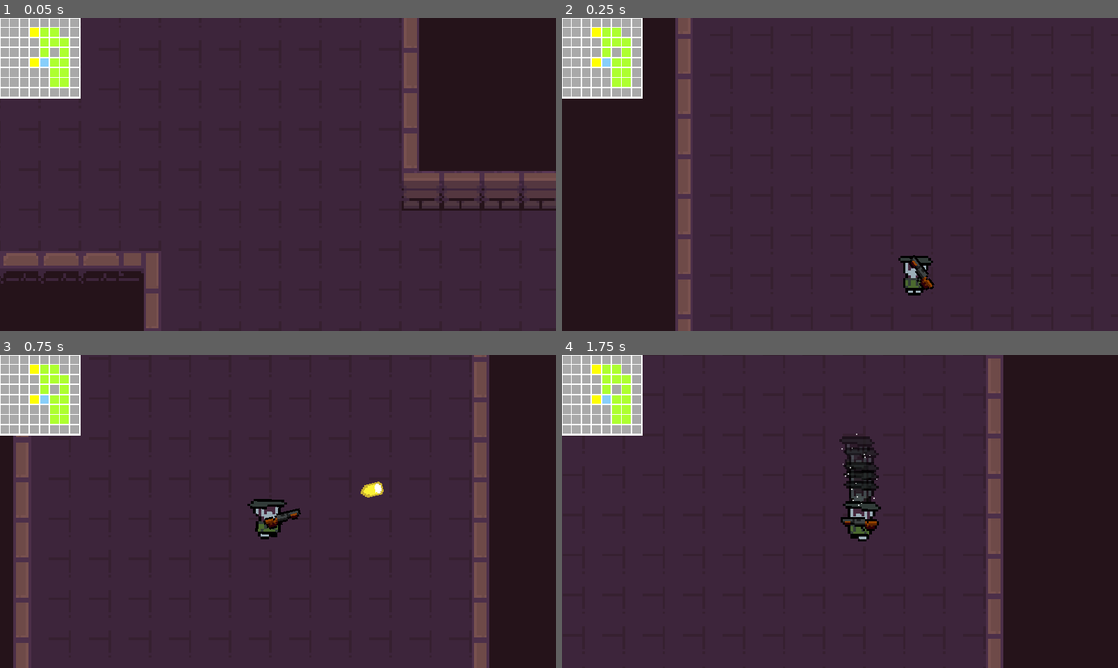
Above: before the commit, frames 1-4 (two rows, left to right).
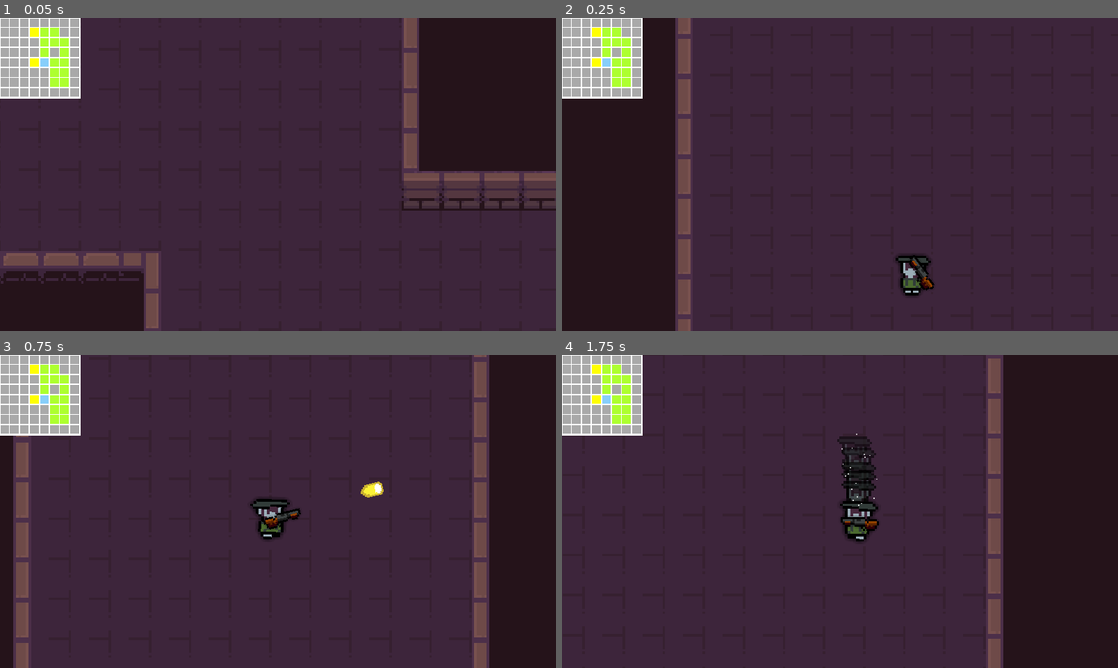
Above: after the commit, the same moments.

Repository: thomz2/exploration-rogue-game
Game: Godot game, scene res://Levels/game_level.tscn
Same seed, same stepped clock (60 frames per second), same inputs: the game is played once before the commit and once after it.
Inputs (mouse positions are in pixels of both pictures, inside the frame that each line leads up to):
- Up to frame 1 (0.05 s): no input
- Up to frame 2 (0.25 s): no input
- Up to frame 3 (0.75 s): move the mouse to (400, 495) at 0.52 s; hold D (right) from 0.53 s (still down); click (400, 495) at 0.6 s
- Up to frame 4 (1.75 s): move the mouse to (728, 527) at 1.27 s; release D (right) at 1.28 s; hold S (down) from 1.28 s (still down); tap Shift (dash) at 1.35 s

Frame 1 is identical in both runs. In frame 2, 0.2% of the frame differs, in the area x 60-67%, y 75-89%; in frame 3, 0.3%; in frame 4, 0.6%, in the area x 49-58%, y 26-60%.

Commit message:
bug de rotação = -2 durante idle resolvido, ajuste no tamanho da pixel art e shader que cria aura ao redor do sprite feito

Diff:
--- a/Bullets/bullet.tscn
+++ b/Bullets/bullet.tscn
@@ -12,22 +12,6 @@
 [sub_resource type="CapsuleShape2D" id="CapsuleShape2D_bn80j"]
 radius = 4.61539
 height = 13.8462
-
-[sub_resource type="Animation" id="Animation_33oow"]
-resource_name = "appear"
-length = 0.05
-tracks/0/type = "value"
-tracks/0/imported = false
-tracks/0/enabled = true
-tracks/0/path = NodePath("Sprite2D:scale")
-tracks/0/interp = 1
-tracks/0/loop_wrap = true
-tracks/0/keys = {
-"times": PackedFloat32Array(0, 0.05),
-"transitions": PackedFloat32Array(1, 1),
-"update": 0,
-"values": [Vector2(1e-05, 1e-05), Vector2(1, 1)]
-}
 
 [sub_resource type="Animation" id="Animation_nnobn"]
 length = 0.001
@@ -80,32 +64,20 @@
 "values": [0.0]
 }
 
-[sub_resource type="Animation" id="Animation_osblo"]
-resource_name = "troll"
-loop_mode = 1
+[sub_resource type="Animation" id="Animation_33oow"]
+resource_name = "appear"
+length = 0.05
 tracks/0/type = "value"
 tracks/0/imported = false
 tracks/0/enabled = true
-tracks/0/path = NodePath(".:scale")
+tracks/0/path = NodePath("Sprite2D:scale")
 tracks/0/interp = 1
 tracks/0/loop_wrap = true
 tracks/0/keys = {
-"times": PackedFloat32Array(0, 1),
+"times": PackedFloat32Array(0, 0.05),
 "transitions": PackedFloat32Array(1, 1),
 "update": 0,
-"values": [Vector2(1.3, 1.3), Vector2(5, 5)]
-}
-tracks/1/type = "value"
-tracks/1/imported = false
-tracks/1/enabled = true
-tracks/1/path = NodePath(".:rotation")
-tracks/1/interp = 1
-tracks/1/loop_wrap = true
-tracks/1/keys = {
-"times": PackedFloat32Array(0, 1),
-"transitions": PackedFloat32Array(1, 1),
-"update": 0,
-"values": [0.0, 6.28319]
+"values": [Vector2(1e-05, 1e-05), Vector2(1, 1)]
 }
 
 [sub_resource type="Animation" id="Animation_nk7i1"]
@@ -134,6 +106,34 @@
 "transitions": PackedFloat32Array(1, 1),
 "update": 0,
 "values": [0.0, 1.0]
+}
+
+[sub_resource type="Animation" id="Animation_osblo"]
+resource_name = "troll"
+loop_mode = 1
+tracks/0/type = "value"
+tracks/0/imported = false
+tracks/0/enabled = true
+tracks/0/path = NodePath(".:scale")
+tracks/0/interp = 1
+tracks/0/loop_wrap = true
+tracks/0/keys = {
+"times": PackedFloat32Array(0, 1),
+"transitions": PackedFloat32Array(1, 1),
+"update": 0,
+"values": [Vector2(1.3, 1.3), Vector2(5, 5)]
+}
+tracks/1/type = "value"
+tracks/1/imported = false
+tracks/1/enabled = true
+tracks/1/path = NodePath(".:rotation")
+tracks/1/interp = 1
+tracks/1/loop_wrap = true
+tracks/1/keys = {
+"times": PackedFloat32Array(0, 1),
+"transitions": PackedFloat32Array(1, 1),
+"update": 0,
+"values": [0.0, 6.28319]
 }
 
 [sub_resource type="AnimationLibrary" id="AnimationLibrary_v33b6"]
--- /dev/null
+++ b/Characters/blur_expansion.gdshader
@@ -0,0 +1,36 @@
+shader_type canvas_item;
+
+uniform float radius = 1.0; // Raio da expansão
+uniform float blur_size = 1.2; // quanto expande a aura
+uniform vec4 color : source_color = vec4(0.0, 0.0, 0.0, 0.8); // Cor da sombra
+uniform bool enable_blur = true;
+uniform int samples = 32;
+
+void vertex() {
+	// Called for every vertex the material is visible on.
+}
+
+void fragment() {
+	// Called for every pixel the material is visible on.
+	float alpha_sum = 0.0;
+    float step_angle = 6.2831 / float(samples); // 2*PI
+
+    // Expande a silhueta em todas as direções
+    for (int i = 0; i < samples; i++) {
+        float angle = step_angle * float(i);
+        vec2 offset = vec2(cos(angle), sin(angle)) * blur_size * TEXTURE_PIXEL_SIZE;
+        alpha_sum += texture(TEXTURE, UV + offset).a;
+    }
+
+    alpha_sum /= float(samples);
+
+    vec4 tex = texture(TEXTURE, UV);
+
+    // Combina a aura + sprite original
+    COLOR = tex + vec4(color.rgb, color.a * (1.0 - tex.a) * alpha_sum);
+}
+
+//void light() {
+	// Called for every pixel for every light affecting the CanvasItem.
+	// Uncomment to replace the default light processing function with this one.
+//}
--- a/Characters/player_old_man.gd
+++ b/Characters/player_old_man.gd
@@ -67,6 +67,8 @@
 
 	if velocity.is_zero_approx():
 		animation_player.play("idle")
+		rotation_degrees = 0
+		print("Rotação atual do jogador: ", rotation)
 	elif !is_dashing:
 		animation_player.play("walk")
 
--- a/Characters/player_old_man.tscn
+++ b/Characters/player_old_man.tscn
@@ -1,9 +1,18 @@
-[gd_scene load_steps=14 format=3 uid="uid://d0bhdhaidg4a3"]
+[gd_scene load_steps=16 format=3 uid="uid://d0bhdhaidg4a3"]
 
 [ext_resource type="Script" path="res://Characters/player_old_man.gd" id="1_ny465"]
 [ext_resource type="PackedScene" uid="uid://dajxjr4vqav7d" path="res://Effects/ghost_dash.tscn" id="2_yo3ci"]
+[ext_resource type="Shader" path="res://Characters/blur_expansion.gdshader" id="3_kbucr"]
 [ext_resource type="Texture2D" uid="uid://cbod1wqldmxih" path="res://Art/Characters/old_man_player.png" id="3_phase"]
 [ext_resource type="PackedScene" uid="uid://bmxxaorypbfqr" path="res://Guns/pistol.tscn" id="4_h5t58"]
+
+[sub_resource type="ShaderMaterial" id="ShaderMaterial_23qf6"]
+shader = ExtResource("3_kbucr")
+shader_parameter/radius = 1.0
+shader_parameter/blur_size = 1.2
+shader_parameter/color = Color(0, 0, 0, 0.8)
+shader_parameter/enable_blur = true
+shader_parameter/samples = 32
 
 [sub_resource type="RectangleShape2D" id="RectangleShape2D_n2ld1"]
 size = Vector2(7, 8)
@@ -113,6 +122,18 @@
 "transitions": PackedFloat32Array(1, 1, 1),
 "update": 0,
 "values": [Vector2(1, 1), Vector2(1.02, 0.98), Vector2(1, 1)]
+}
+tracks/2/type = "value"
+tracks/2/imported = false
+tracks/2/enabled = true
+tracks/2/path = NodePath("Sprite2D:rotation")
+tracks/2/interp = 1
+tracks/2/loop_wrap = true
+tracks/2/keys = {
+"times": PackedFloat32Array(0),
+"transitions": PackedFloat32Array(1),
+"update": 0,
+"values": [0.0]
 }
 
 [sub_resource type="Animation" id="Animation_724ec"]
@@ -199,10 +220,13 @@
 
 [node name="Sprite2D" type="Sprite2D" parent="."]
 z_index = 1
+material = SubResource("ShaderMaterial_23qf6")
 position = Vector2(-4.76837e-07, -0.5)
 texture = ExtResource("3_phase")
 hframes = 4
 frame = 1
+region_rect = Rect2(-0.0482864, -0.0240459, 15.3697, 15.8603)
+region_filter_clip_enabled = true
 
 [node name="CollisionShape2D" type="CollisionShape2D" parent="."]
 position = Vector2(-0.5, 4)
--- a/Guns/pistol.tscn
+++ b/Guns/pistol.tscn
@@ -1,12 +1,22 @@
-[gd_scene load_steps=3 format=3 uid="uid://bmxxaorypbfqr"]
+[gd_scene load_steps=5 format=3 uid="uid://bmxxaorypbfqr"]
 
 [ext_resource type="Texture2D" uid="uid://dx0r8mjlpo7mn" path="res://Art/Guns/US.png" id="1_e4gwe"]
 [ext_resource type="Script" path="res://Guns/pistol.gd" id="1_xrtu4"]
+[ext_resource type="Shader" path="res://Characters/blur_expansion.gdshader" id="2_wark7"]
+
+[sub_resource type="ShaderMaterial" id="ShaderMaterial_kxbye"]
+shader = ExtResource("2_wark7")
+shader_parameter/radius = 1.0
+shader_parameter/blur_size = 1.0
+shader_parameter/color = Color(0, 0, 0, 0.4)
+shader_parameter/enable_blur = true
+shader_parameter/samples = 32
 
 [node name="Pistol" type="Node2D"]
 script = ExtResource("1_xrtu4")
 
 [node name="Sprite2D" type="Sprite2D" parent="."]
+material = SubResource("ShaderMaterial_kxbye")
 position = Vector2(3, -2.5)
 scale = Vector2(0.8, 0.8)
 texture = ExtResource("1_e4gwe")
Binary file changed: Art/Characters/old_man_player.png
